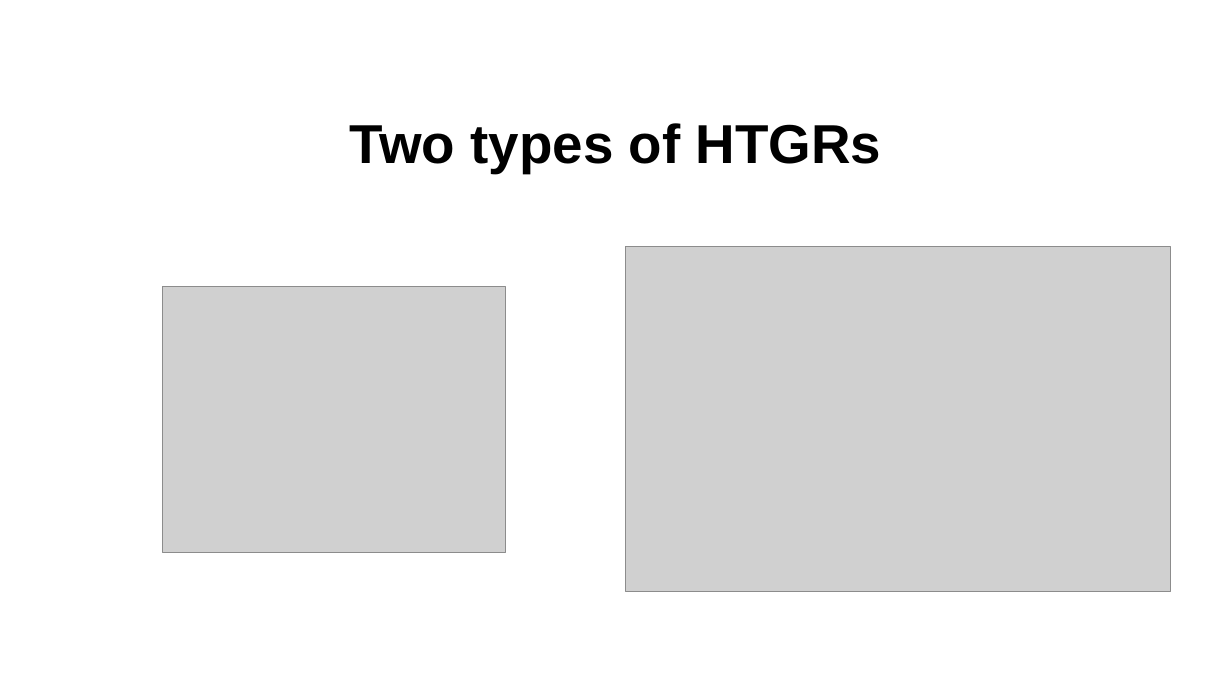
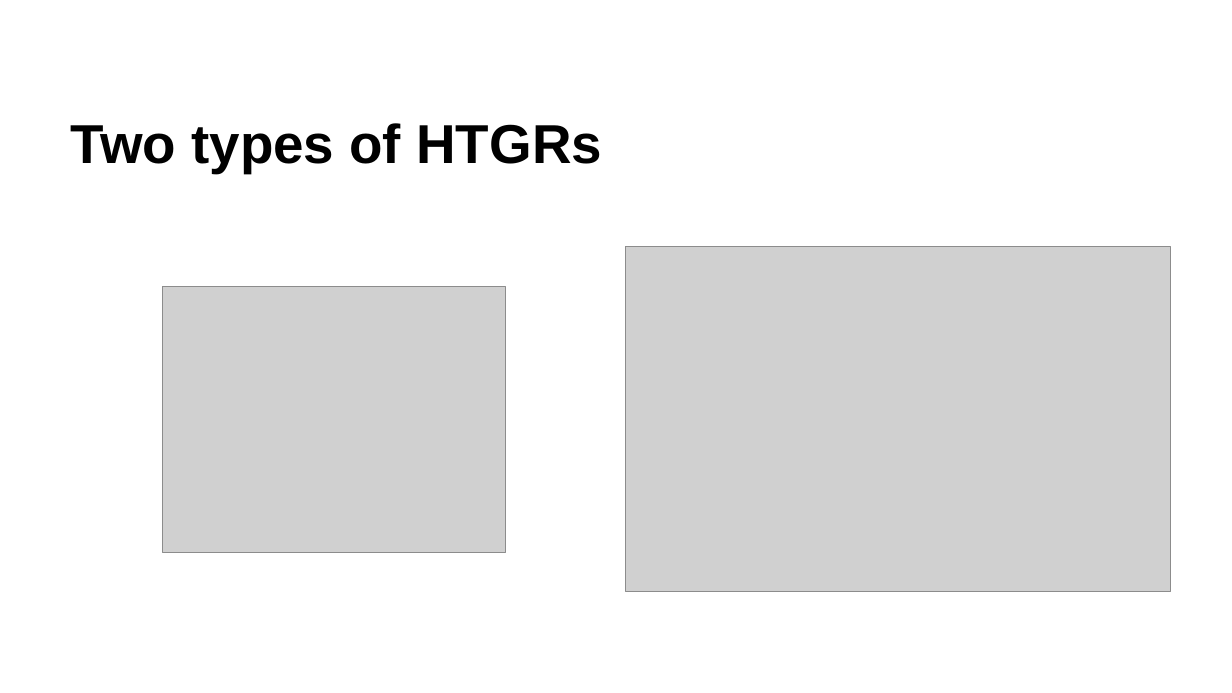
Before and after one commit to benbeeler/TEACHING, a slide deck: slide 6 of Advanced Reactor Materials/Fall2025/Lec2_TRISO.pptx. Drawn at 1232x693 pixels with LibreOffice and Linux fonts; fonts in the diff are those of the drawing; grey boxes stand for pictures; background and template pictures are left out. Boxes give left, top, right and bottom in pixels: in the first picture for what was removed or moved away, otherwise in the second. Text is boxed around its words. In the diff, an @@ line names an element or a change of style, - is before the commit and + after.

```diff
--- a/Advanced Reactor Materials/Fall2025/Lec2_TRISO.pptx
+++ b/Advanced Reactor Materials/Fall2025/Lec2_TRISO.pptx
@@ title "Two types of HTGRs" at (71, 123, 602, 173): alignment centre to left @@
```
Also in this commit, not shown: 6 other slides changed, 1 slide added, 6 other files.
